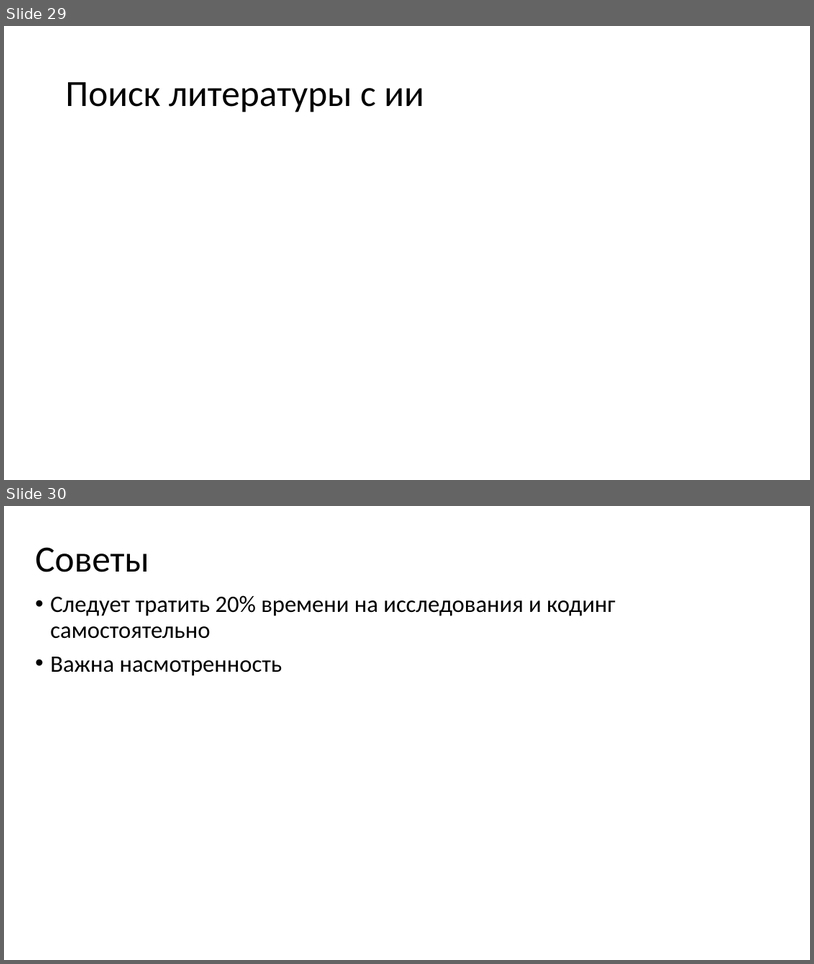
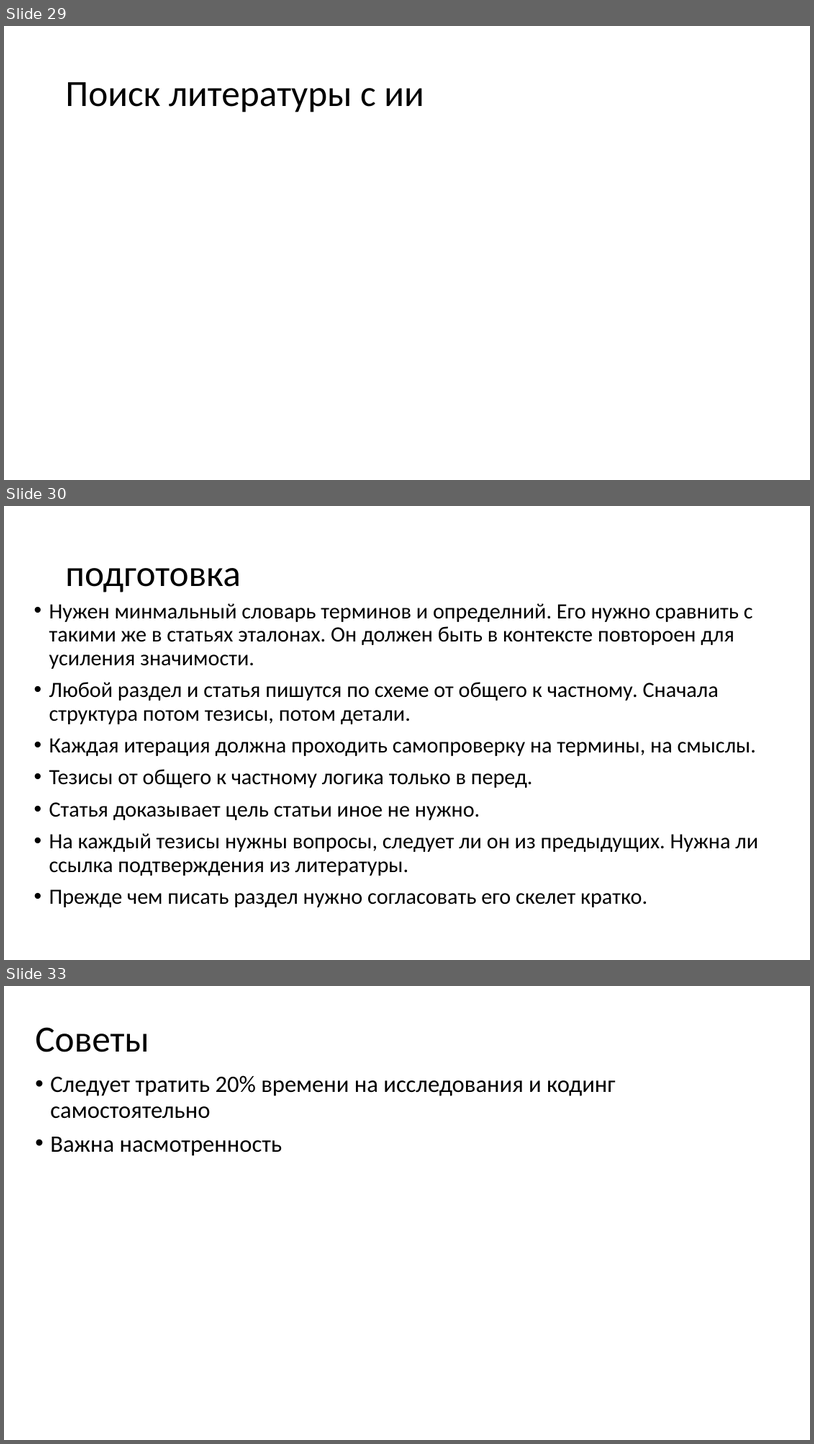
Before and after one commit to MVRonkin/MLSystemDesignCourse, a slide deck: 2026/agentic work.pptx. Shown one above the other, each under a label of ours: slides 29 and 30 before the commit, slides 29, 30 and 33 after it; the slides between them are not shown. The pictures are 814x964 and 814x1444 pixels, drawn with LibreOffice and Linux fonts; fonts in the diff are those of the drawing. Boxes give left, top, right and bottom in pixels: in the first picture for what was removed or moved away, otherwise in the second. Text is boxed around its words. In the diff, an @@ line names an element or a change of style, - is before the commit and + after.

```diff
--- a/2026/agentic work.pptx
+++ b/2026/agentic work.pptx
@@ slide 30 added at <box>4,506,810,960</box>, background #FFFFFF @@
@@ title added at <box>65,568,240,592</box>, 44 pt, text #000000 @@
+подготовка
@@ text added at <box>49,603,759,907</box>, 25.9 pt, text #000000 @@
+• Нужен минмальный словарь терминов и определний. Его нужно сравнить с такими же в статьях эталонах. Он должен быть в контексте повтороен для усиления значимости.
+• Любой раздел и статья пишутся по схеме от общего к частному. Сначала структура потом тезисы, потом детали.
+• Каждая итерация должна проходить самопроверку на термины, на смыслы.
+• Тезисы от общего к частному логика только в перед.
+• Статья доказывает цель статьи иное не нужно.
+• На каждый тезисы нужны вопросы, следует ли он из предыдущих. Нужна ли ссылка подтверждения из литературы.
+• Прежде чем писать раздел нужно согласовать его скелет кратко.
@@ what was slide 30 is now slide 33 @@
```
Also in this commit, not shown: 2 slides changed, 3 other slides added, 1 other file.
